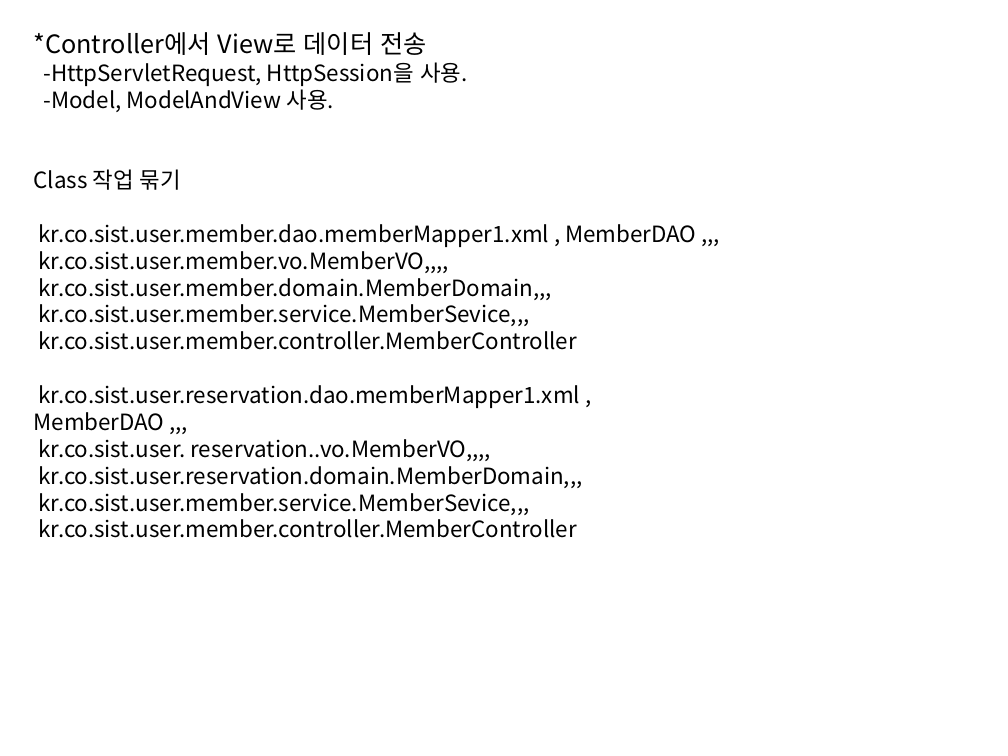
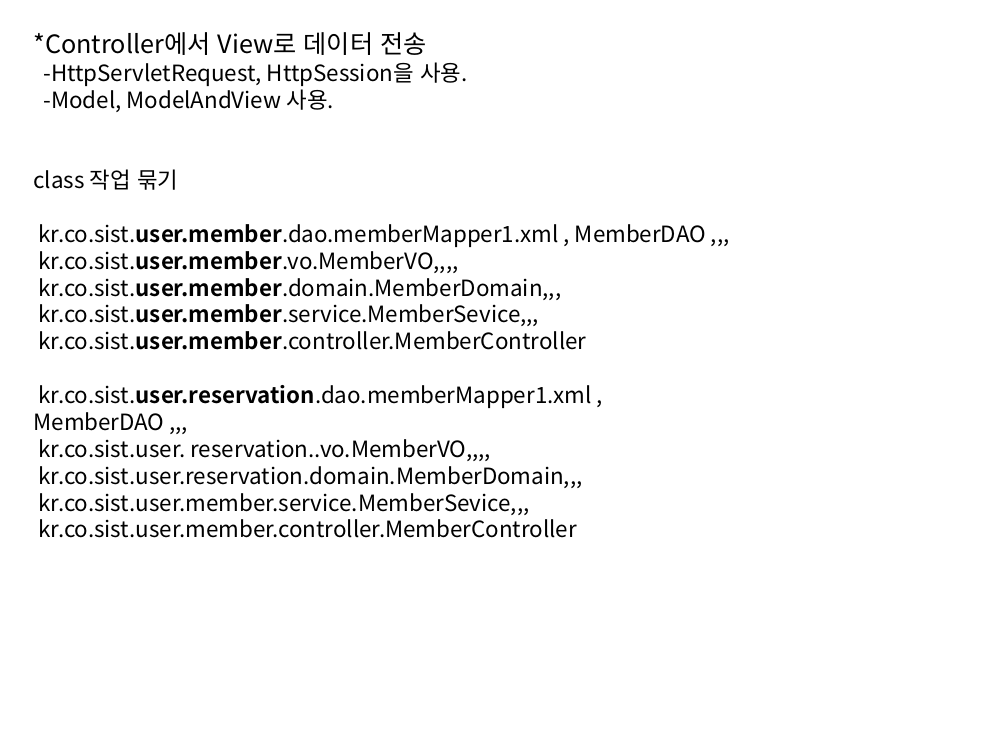
Before and after one commit to In0code/Programming_note, a slide deck: slide 5 of PPT/20231127_spring_mvc.pptx. Drawn at 1008x756 pixels with LibreOffice and Linux fonts; fonts in the diff are those of the drawing. Boxes give left, top, right and bottom in pixels: in the first picture for what was removed or moved away, otherwise in the second. Text is boxed around its words. In the diff, an @@ line names an element or a change of style, - is before the commit and + after.

```diff
--- a/PPT/20231127_spring_mvc.pptx
+++ b/PPT/20231127_spring_mvc.pptx
@@ text at <box>34,169,178,190</box>: text changed @@
-Class 작업 묶기
+class 작업 묶기
@@ text at <box>34,224,706,431</box>: bold on in "kr.co.sist.user.member.dao.memberMapper1.xml", "kr.co.sist.user.member.vo.MemberVO,,,,", "kr.co.sist.user.member.domain.MemberDomain,,,", "kr.co.sist.user.member.service.MemberSevice,,," and 2 more places @@
```
Also in this commit, not shown: 1 other slide changed, 1 other file.
